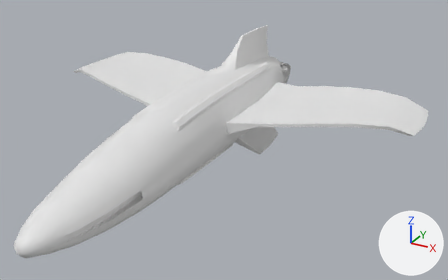
The FBX model GammaDraconis/GammaDraconis/Resources/Models/Raptor2.fbx: old version first, new version second.
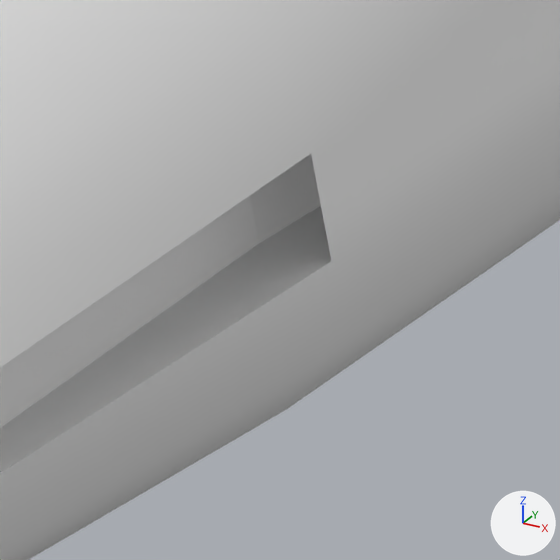
Each version appears first whole from a 50 mm lens placed at (10.31, -23.66, 8.1), pointed at (1.07, -6.87, -0.3), and next in a close-up on the part from 26% to 36% of the width and 63% to 80% of the height. Every picture has the same lights, and +X, +Y and +Z are marked at lower right. Where no turn or scale is listed for an object, it has been applied to the vertices.

In view in the first close-up: 'Body', 'IntakeGlo'.
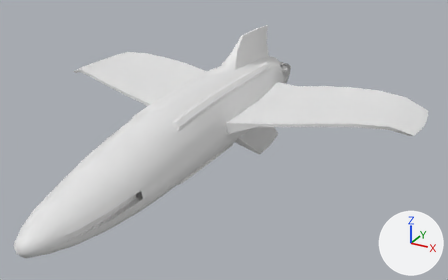
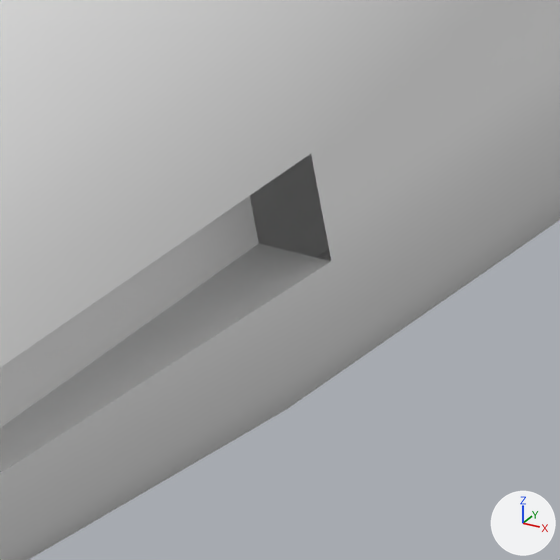
What differs and where, as boxes (x1, y1, x2, y2) in the close-ups (560 x 560 px):
'IntakeGlo', recoloured, moved, turned, rescaled (not visible afterwards)
    before: (250, 154, 331, 261)

The edits, one by one:
me_intakeglo has 16 vertices, 10 faces and spans x -47.3..47.3, y -9.8..2.5, z 446.2..459.3.
me_intakeglo now uses material mat_material__6_ncl1_1 (yellow #ffde00).
Object 'IntakeGlo' (ob_intakeglo) moves from (0.0, 0.0, 0.0) to (-0.003, -0.67, -0.033).
Object 'IntakeGlo' (ob_intakeglo) turns from (90, 0, 0) to (90, 0, -180) degrees about x, y and z.
Object 'IntakeGlo' (ob_intakeglo) is rescaled from (0.0254, 0.0254, 0.0254) to (0.00212, 0.00212, 0.00212).
